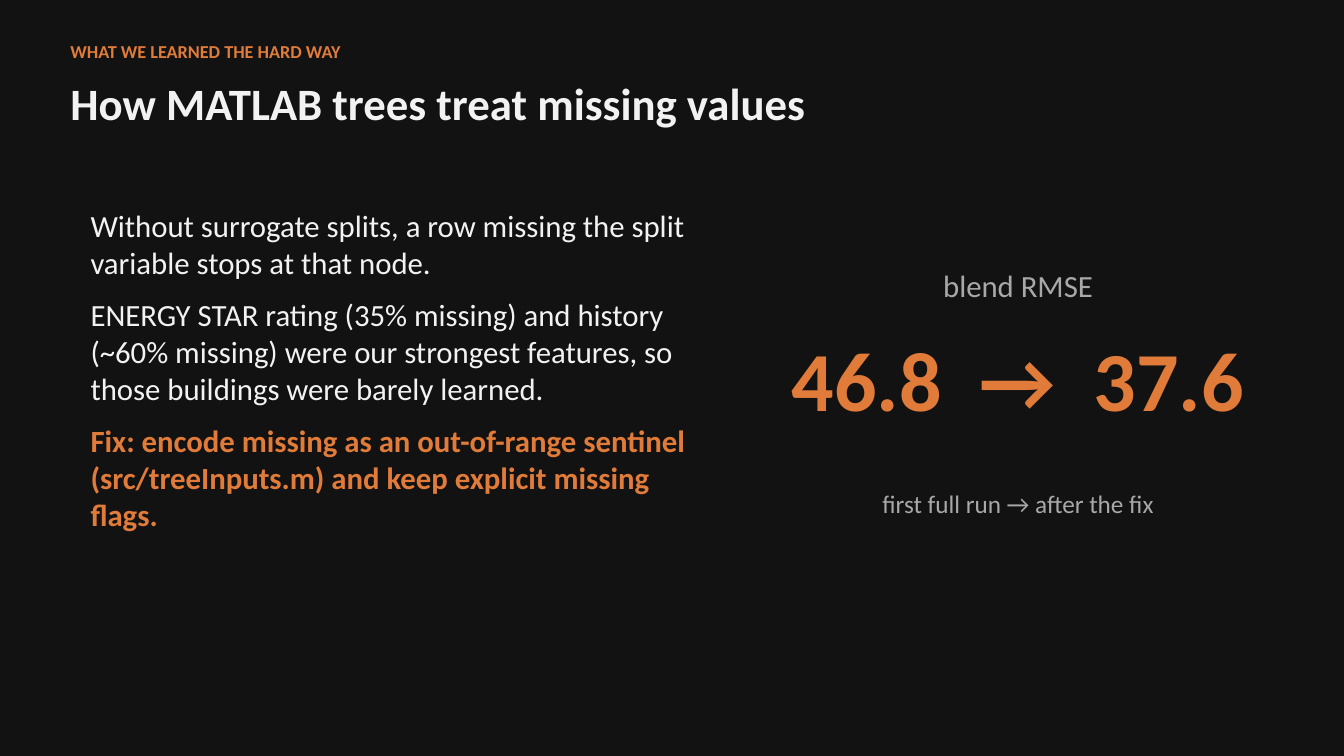
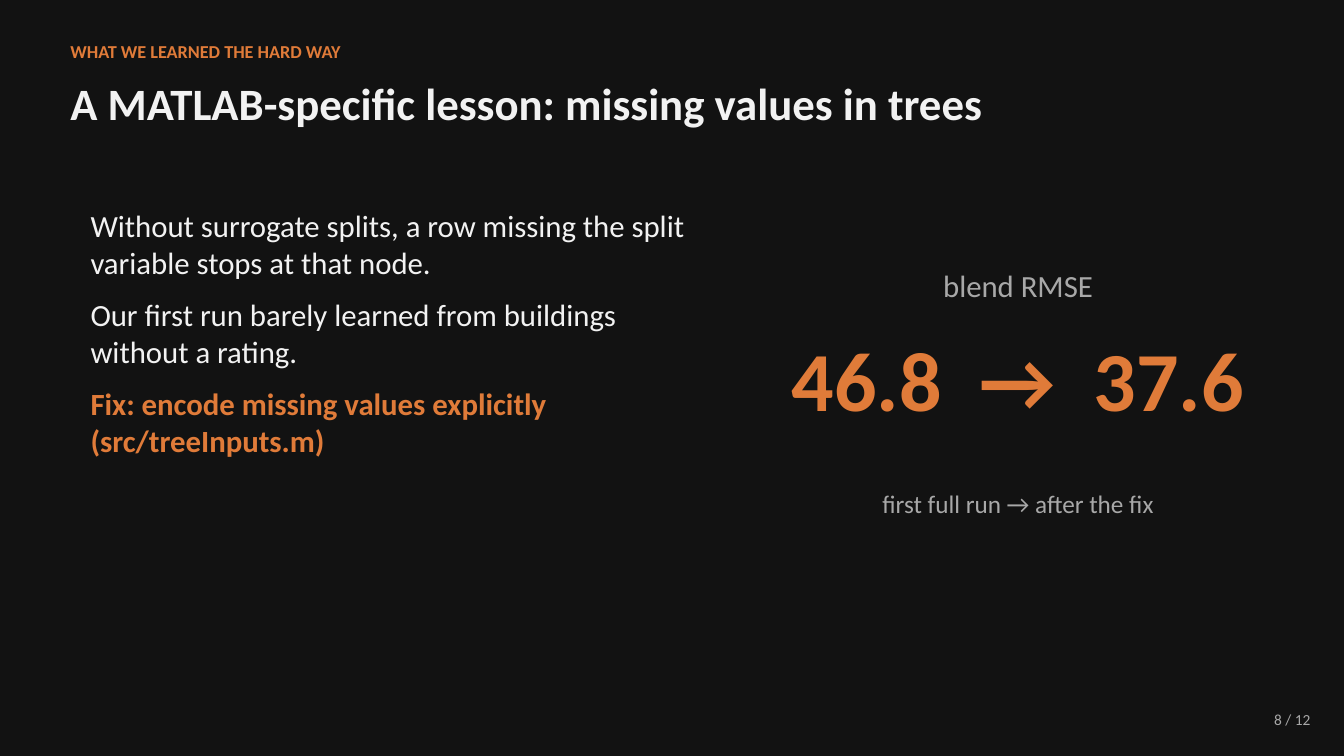
Before and after one commit to JoshiiWahWah/ntu-matlab-hackathon-2026, a slide deck: slide 8 of docs/demo_slides.pptx (slide 7 before the commit). Drawn at 1344x756 pixels with LibreOffice and Linux fonts; fonts in the diff are those of the drawing. Boxes give left, top, right and bottom in pixels: in the first picture for what was removed or moved away, otherwise in the second. Text is boxed around its words. In the diff, an @@ line names an element or a change of style, - is before the commit and + after.

```diff
--- a/docs/demo_slides.pptx
+++ b/docs/demo_slides.pptx
@@ text at <box>70,88,982,128</box>: text changed @@
-How MATLAB trees treat missing values
+A MATLAB-specific lesson: missing values in trees
@@ text at <box>91,304,616,457</box>: text changed @@
-ENERGY STAR rating (35% missing) and history (~60% missing) were our strongest features, so those buildings were barely learned.
-Fix: encode missing as an out-of-range sentinel (src/treeInputs.m) and keep explicit missing flags.
+Our first run barely learned from buildings without a rating.
+Fix: encode missing values explicitly (src/treeInputs.m)
@@ text added at <box>1274,714,1311,725</box>, 11 pt, text #A8A8A8 @@
+8 / 12
```
Also in this commit, not shown: 8 other slides changed, 3 slides added, 1 slide removed, 2 other files.
